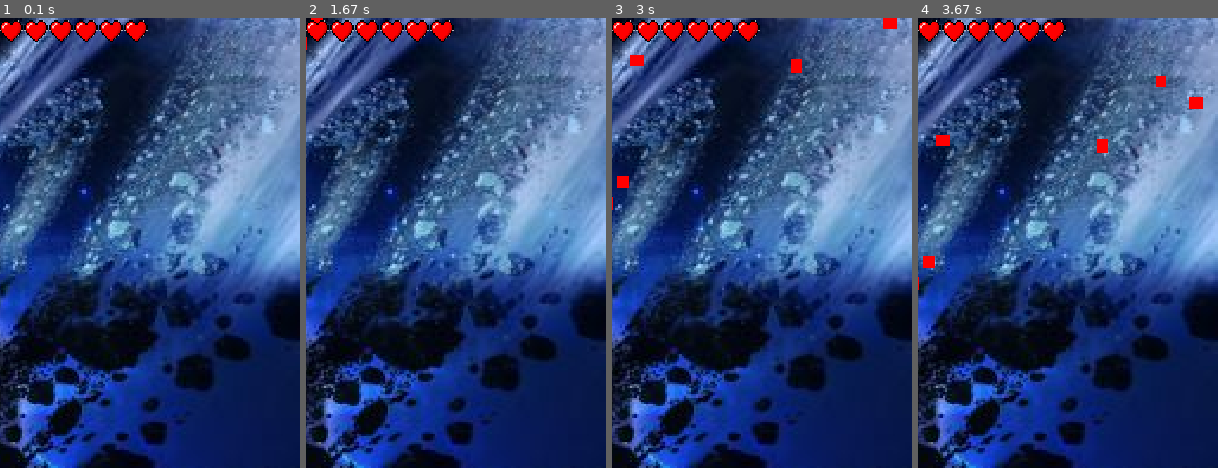
Above: before the commit, frames 1-4 (left to right).
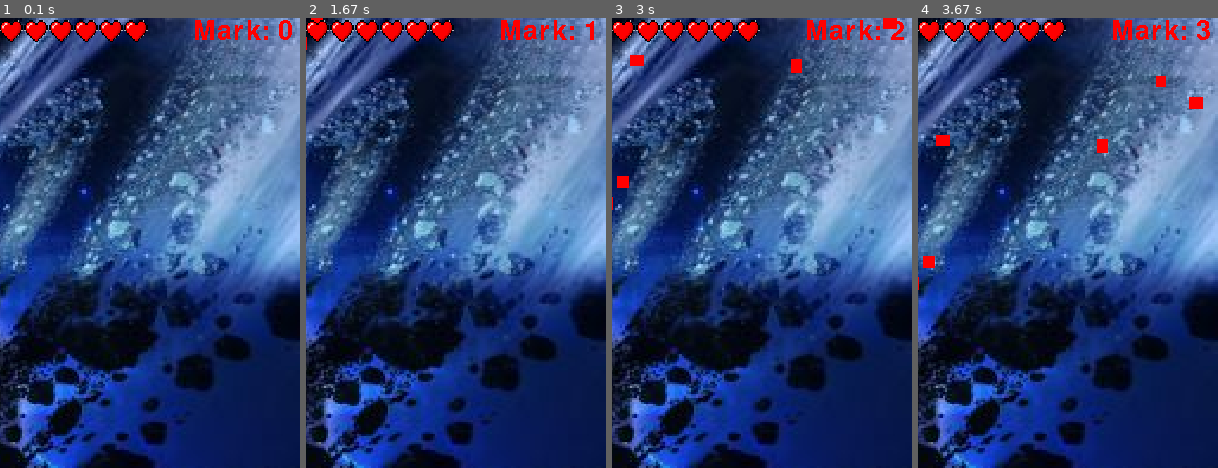
Above: after the commit, the same moments.

Repository: antoniogamiz/pygame
Game: pygame game, started from text.py
Two runs of this game, one before a commit and one after it. Both use one fixed random seed, a clock stepped at 60 frames per second and the inputs below.
Inputs:
- Up to frame 1 (0.1 s): no input
- Up to frame 2 (1.67 s): hold Right 0.33-0.8 s; hold Up 0.83-1.13 s; hold Right 1.17-1.63 s
- Up to frame 3 (3 s): hold Left 1.67-2.2 s; hold Down 2.23-2.53 s; hold Left 2.57-2.97 s
- Up to frame 4 (3.67 s): hold Up 3-3.37 s; hold Right from 3.4 s (still down)
The pictures show only the part of the screen within x 39-89%, y 0-50%; the shares and areas given below are measured in that part.

The runs differ from the first frame. In frame 1, 0.6% of the frame differs, in the area x 65-98%, y 0-5%; in frame 2, 0.5%; in frame 3, 0.5%; in frame 4, 0.6%.

Commit message:
marcador dixed

Diff:
--- a/text.py
+++ b/text.py
@@ -115,6 +115,12 @@
         for x in range(self.CURRENT_LIFE):
             surface.blit(self.hearts[x], self.rects[x])
 
+class MarkController:
+    def __init__(self, font):
+        self.font=font
+    def update(self,surface):
+        surface.blit(self.font.render("Mark: "+str(int(pygame.time.get_ticks()/1000)), 0, (255,0,0)), (425,0))
+
 def main():
 
     pygame.init()
@@ -150,9 +156,11 @@
     main_clock = pygame.time.Clock()
 
 
-    # Mostramos el tiempo que se lleva jugando.
+    # Creamos la fuente de texto del juego.
     default_font = pygame.font.Font(None, FONT_SIZE)
 
+    # Creamos la puntuación.
+    mark = MarkController(default_font)
     exit= False
 
     # Reproducimos la música de fondo.
@@ -216,6 +224,7 @@
 
         player.update(screen)
         hearts.update(screen)
+        mark.update(screen)
 
         # Regeneramos los colliders.
         coll.re_add()
